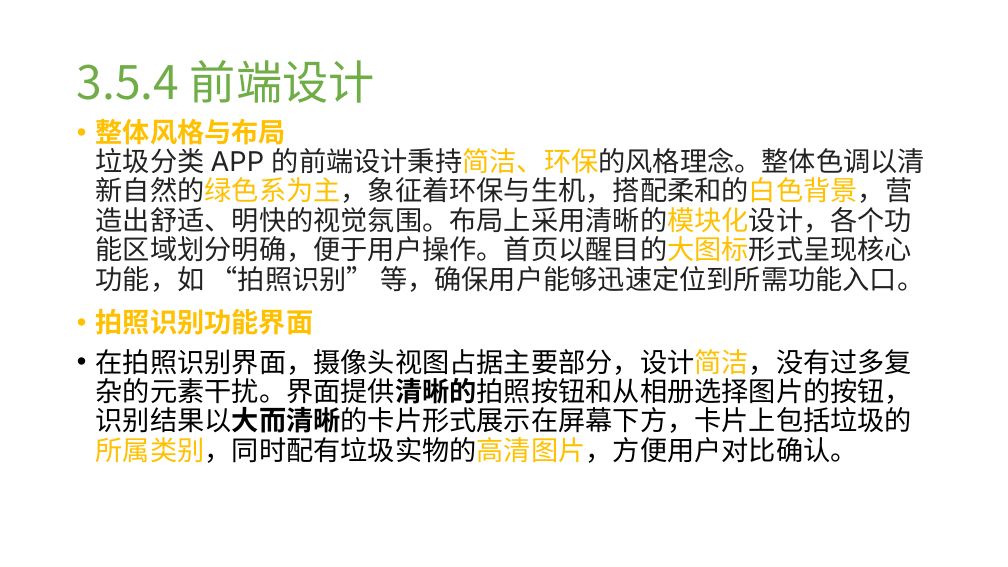
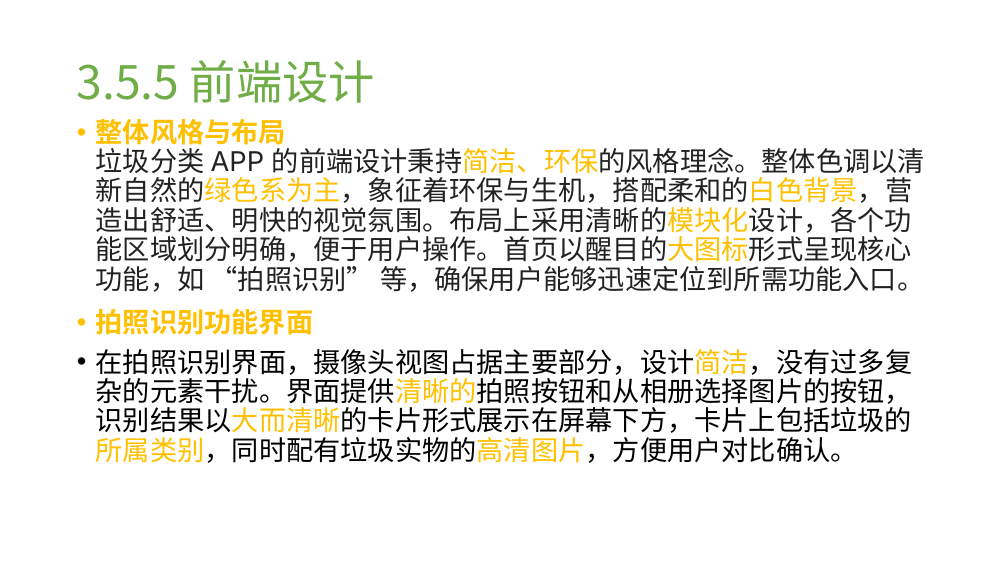
Before and after one commit to Pangweizhi/garbage_classification, a slide deck: slide 18 of docs/垃圾分类APP.pptx (slide 17 before the commit). Drawn at 1008x567 pixels with LibreOffice and Linux fonts; fonts in the diff are those of the drawing; background and template pictures are left out. Boxes give left, top, right and bottom in pixels: in the first picture for what was removed or moved away, otherwise in the second. Text is boxed around its words. In the diff, an @@ line names an element or a change of style, - is before the commit and + after.

```diff
--- a/docs/垃圾分类APP.pptx
+++ b/docs/垃圾分类APP.pptx
@@ title at box(77, 60, 375, 103): text changed @@
-3.5.4 前端设计
+3.5.5 前端设计
@@ text at box(96, 349, 912, 463): text colour #000000 to #FFC000, bold off in "在拍照识别界面，摄像头视图占据主要部分，设计简洁，没有过多复杂的元素干扰。界面提供清晰的拍照按钮和从相册选择图片的按钮， ..." @@
```
Also in this commit, not shown: 8 other slides changed, 1 slide added.
